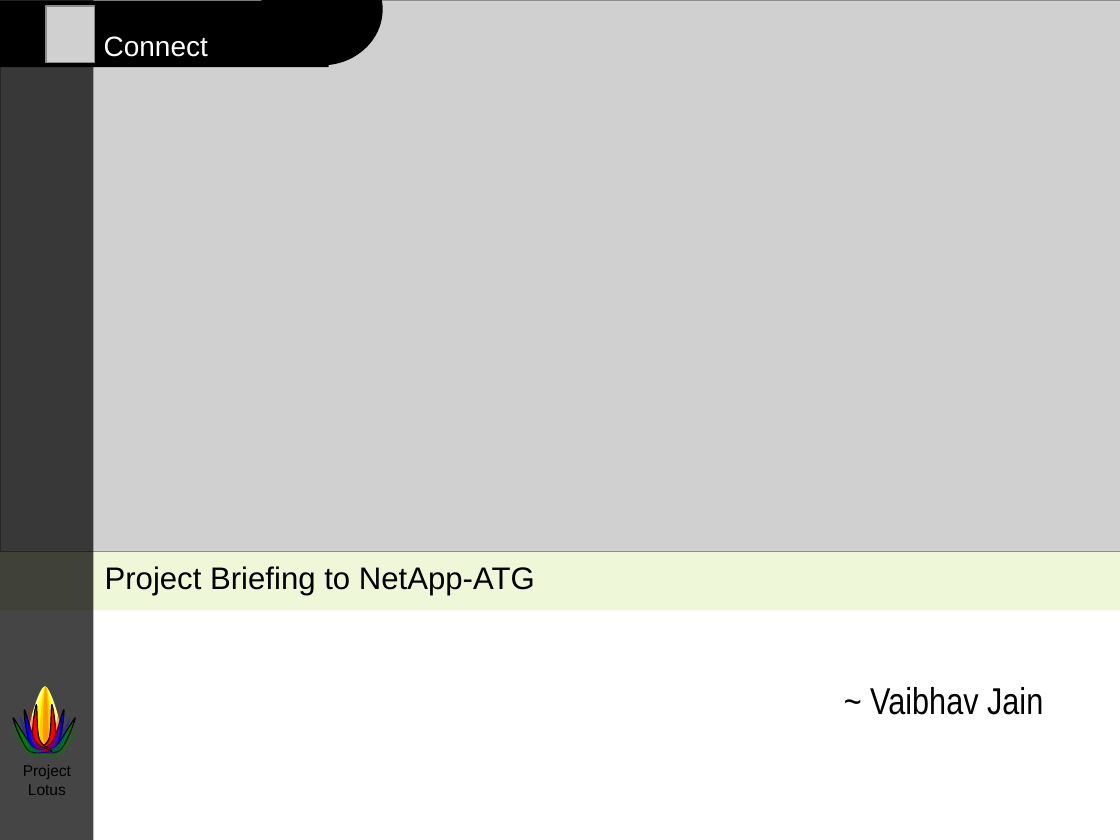
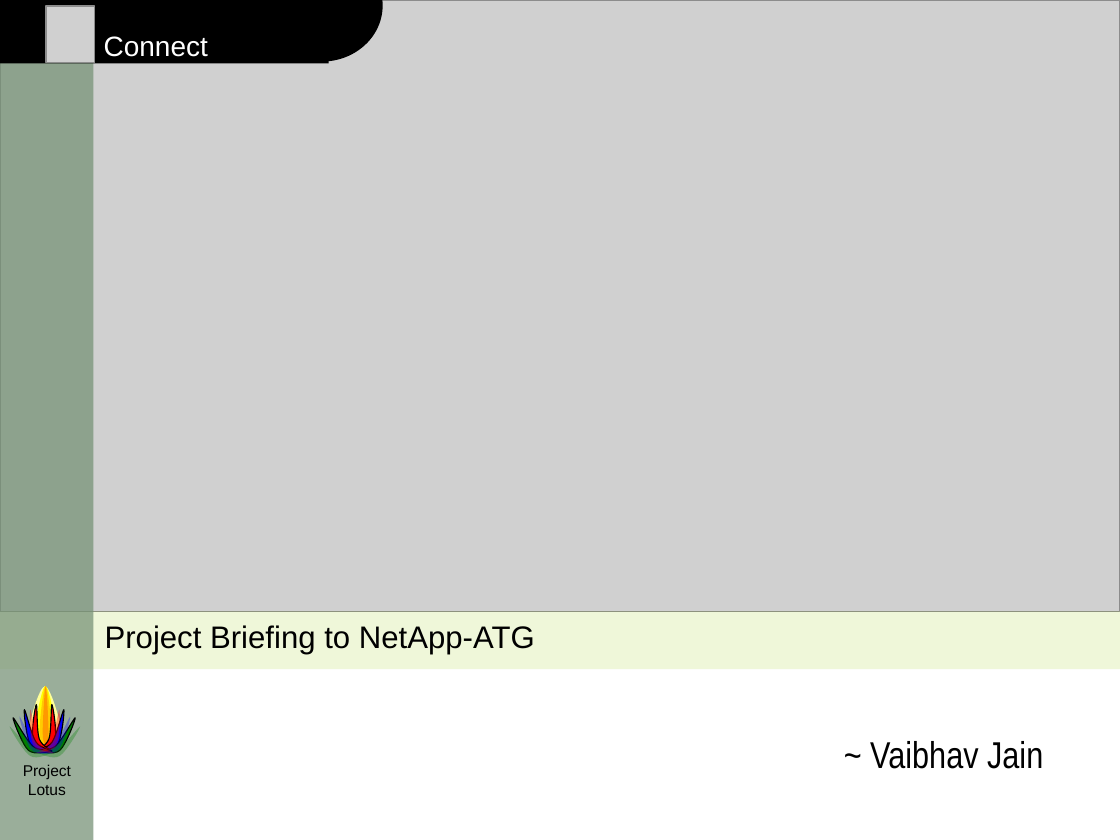
Before and after one commit to vaibhav92/connect_toolkit, a slide deck: slide 2 of Presentations/Presentation.pptm. Drawn at 1120x840 pixels with LibreOffice and Linux fonts; fonts in the diff are those of the drawing; grey boxes stand for pictures. Boxes give left, top, right and bottom in pixels: in the first picture for what was removed or moved away, otherwise in the second. Text is boxed around its words. In the diff, an @@ line names an element or a change of style, - is before the commit and + after.

```diff
--- a/Presentations/Presentation.pptm
+++ b/Presentations/Presentation.pptm
@@ picture: place and size @@
-picture at (0, 0, 1120, 552)
+picture at (0, 0, 1120, 612)
@@ rectangle: place and size @@
-rectangle at (0, 1, 329, 67)
+rectangle at (0, 0, 329, 63)
@@ rectangle at (0, 0, 93, 840): fill #000000 at 73% opacity to #759175 at 73% opacity @@
@@ rectangle: place and size @@
-rectangle at (0, 552, 1120, 610)
+rectangle at (0, 612, 1120, 670)
@@ subtitle "Project Briefing to NetApp-ATG": place and size @@
-subtitle "Project Briefing to NetApp-ATG" at (105, 566, 535, 595)
+subtitle "Project Briefing to NetApp-ATG" at (105, 625, 535, 654)
@@ text "~ Vaibhav Jain": place and size @@
-text "~ Vaibhav Jain" at (870, 687, 1043, 715)
+text "~ Vaibhav Jain" at (870, 741, 1043, 769)
```
Also in this commit, not shown: 10 other slides changed, 1 slide added, 1 other file.
